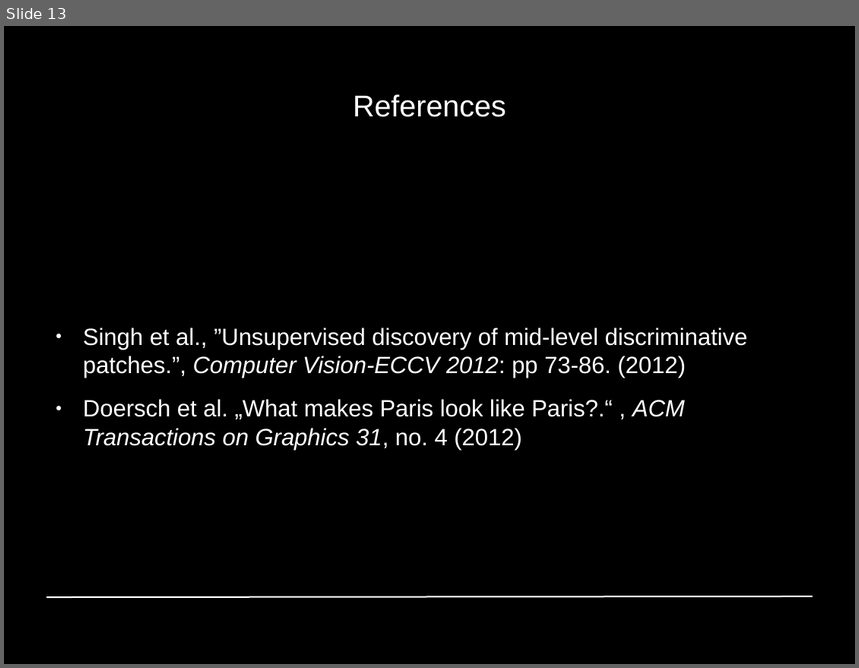
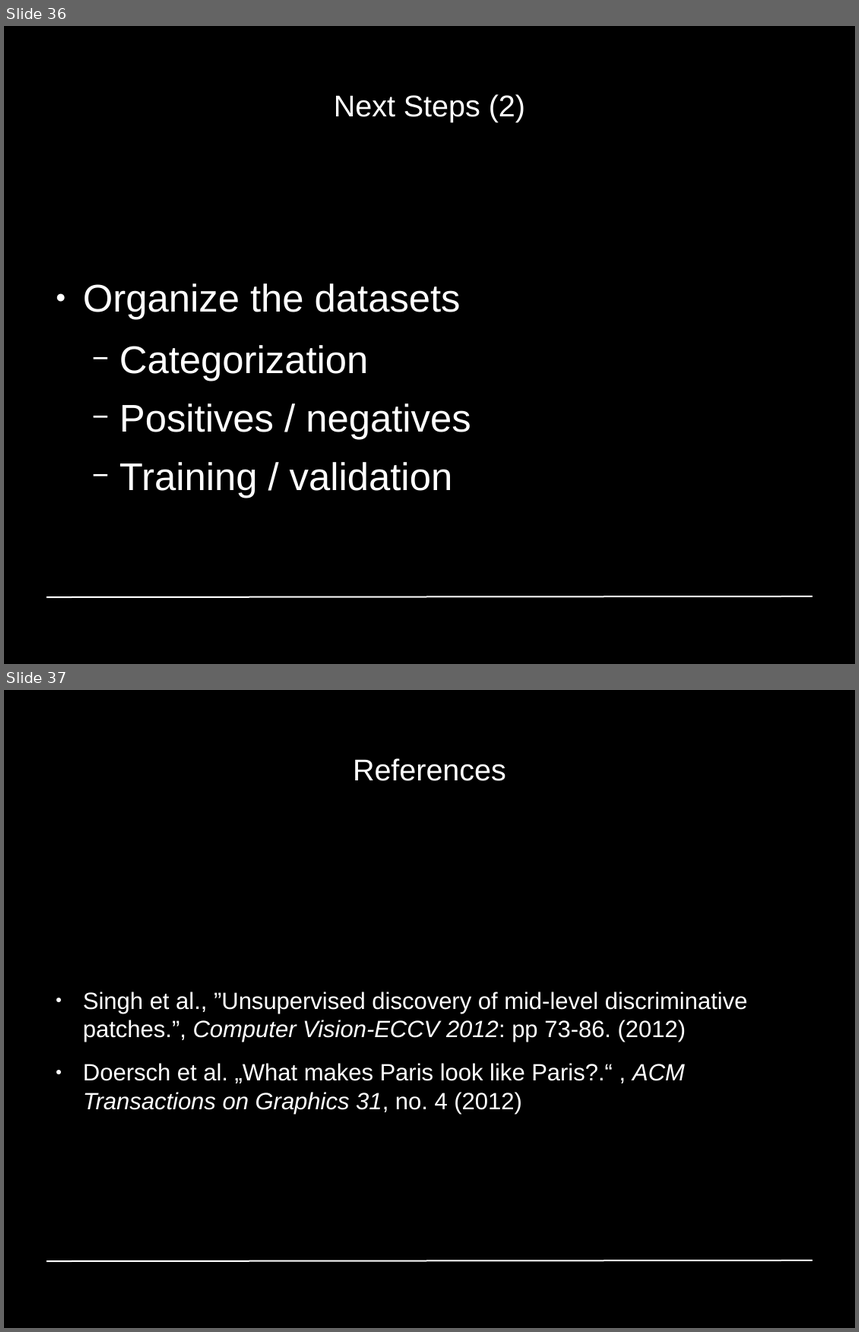
Before and after one commit to GiannisPapadopoulos/DiscriminativePatches, a slide deck: presentations/period1/MAI_Project1_Group4.odp. Shown one above the other, each under a label of ours: slide 13 before the commit, slides 36 and 37 after it. The pictures are 859x668 and 859x1332 pixels, drawn with LibreOffice and Linux fonts; fonts in the diff are those of the drawing; background and template pictures are left out. Boxes give left, top, right and bottom in pixels: in the first picture for what was removed or moved away, otherwise in the second. Text is boxed around its words. In the diff, an @@ line names an element or a change of style, - is before the commit and + after.

```diff
--- a/presentations/period1/MAI_Project1_Group4.odp
+++ b/presentations/period1/MAI_Project1_Group4.odp
@@ slide 36 added at (4, 26, 855, 664), background #000000; not listed: 1 template element that a slide beside it also shows @@
@@ title added at (334, 94, 525, 123), 28 pt, text #FFFFFF @@
+Next Steps (2)
@@ text added at (83, 284, 471, 499), 36 pt, text #FFFFFF @@
+● Organize the datasets
+  − Categorization
+  − Positives / negatives
+  − Training / validation
@@ what was slide 13 is now slide 37 @@
```
Also in this commit, not shown: 8 slides changed, 25 other slides added, 2 slides removed.
